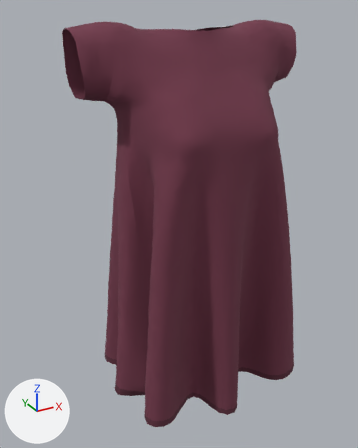
The OBJ model src/Assets/Models/medium/medium_looseBurgandy_noinside_altered/medium_looseBurgandy_noinside_altered.obj as it was, and as the next commit left it.
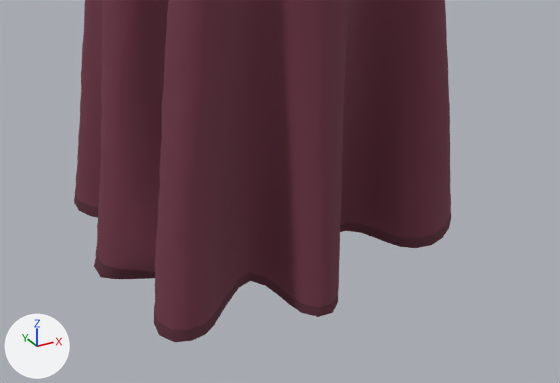
Each version is shown whole from a 50 mm lens placed at (-5.59, -9.28, 5.87), pointed at (-0.44, 0.08, 1.19), then close up on the part from 19% to 97% of the width and 57% to 100% of the height. The lights are fixed; the arrows at lower left show +X, +Y and +Z. Where no turn or scale is listed for an object, it has been applied to the vertices.

The first close-up shows 'medium_looseBurgandy_noinside_altered'.
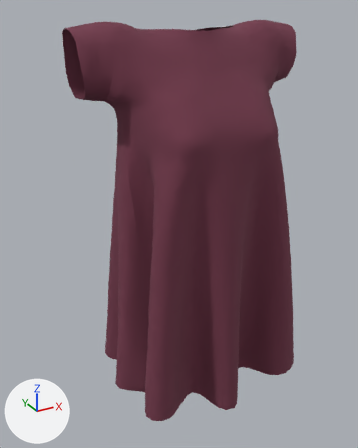
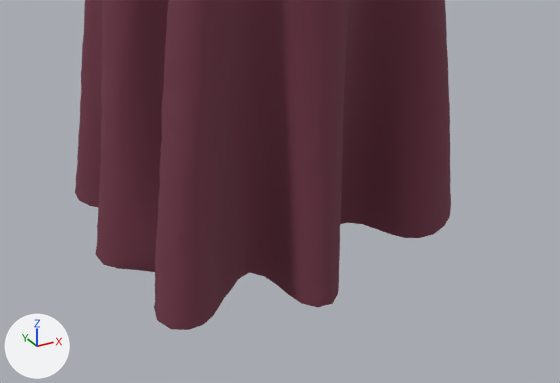
What differs and where, as boxes [x1, y1, x2, y2] in the close-ups (560 x 383 px):
```json
{"object": "medium_looseBurgandy_noinside_altered", "change": "reshaped", "before": [74, 0, 451, 342], "after": [75, 0, 451, 330]}
{"part": 1, "of": "me_medium_looseburgandy_noinside_altered", "change": "deleted", "before": [74, 194, 451, 342], "on screen": "brown"}
```

The change, as JSON lines over the scene's bpy script:
```json
{"block": "me_medium_looseburgandy_noinside_altered", "where": "# used by ob_medium_looseburgandy_noinside_altered; location = (0.0, 0.0, 0.0)"}
{"op": "remove", "block": "me_medium_looseburgandy_noinside_altered", "code": "me_medium_looseburgandy_noinside_altered.from_pydata(...)  # 5377 vertices, 10599 faces; spans x -2.65..2.71, y -1.92..1.63, z -3.09..5.59"}
{"op": "add", "block": "me_medium_looseburgandy_noinside_altered", "code": "me_medium_looseburgandy_noinside_altered.from_pydata(...)  # 5228 vertices, 10301 faces; spans x -2.65..2.69, y -1.92..1.62, z -2.95..5.59"}
{"block": "me_medium_looseburgandy_noinside_altered", "change": "me_medium_looseburgandy_noinside_altered part 1"}
{"block": "me_medium_looseburgandy_noinside_altered", "change": "149 vertices are removed from x -2.38..2.71, y -1.92..1.63, z -3.09..-2.63"}
{"block": "me_medium_looseburgandy_noinside_altered", "change": "298 faces are deleted"}
{"op": "remove", "block": "me_medium_looseburgandy_noinside_altered", "code": "me_medium_looseburgandy_noinside_altered.materials.append(mat_medium_looseburgandy_noinside_material79209)  # picture img_lowopac_png"}
{"op": "remove", "block": "me_medium_looseburgandy_noinside_altered", "code": "me_medium_looseburgandy_noinside_altered.materials.append(mat_medium_looseburgandy_noinside_material79387)  # picture img_lowopac_png"}
```
